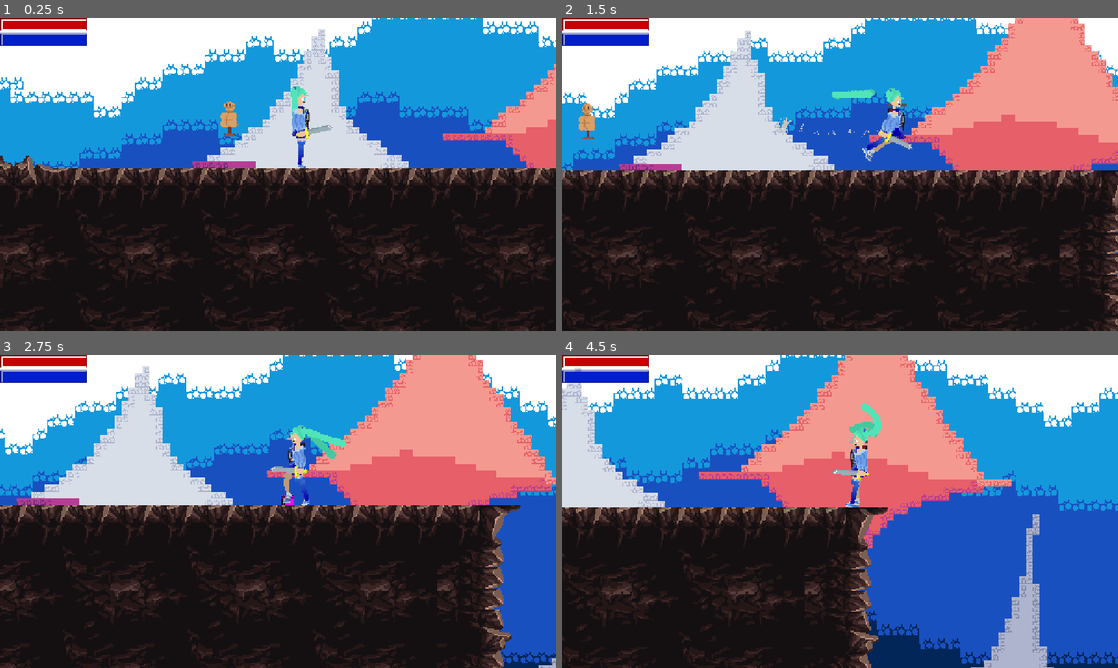
Above: before the commit, frames 1-4 (two rows, left to right).
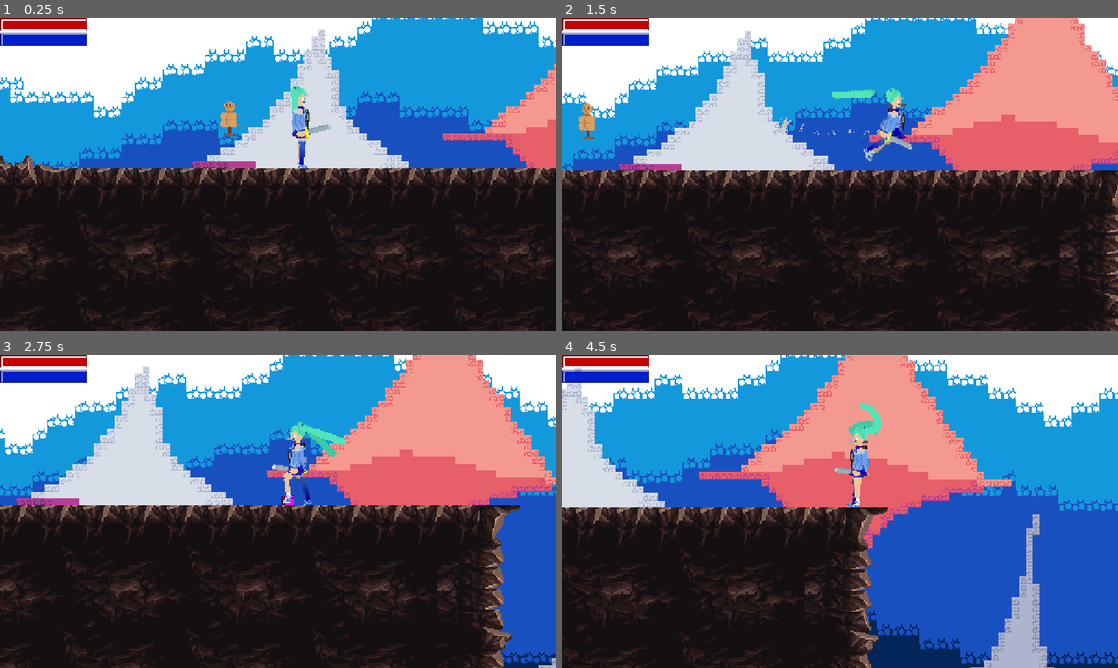
Above: after the commit, the same moments.

Repository: ToastedTeam/CaveGame
Game: Godot game, scene res://scenes/main/main.tscn
Two runs of this game, one before a commit and one after it. Both use one fixed random seed, a clock stepped at 60 frames per second and the inputs below. The engine's default icon, where the game draws it, is replaced by a stand-in: a white triangle on a blue panel in a dark square.
Inputs:
- Up to frame 1 (0.25 s): no input
- Up to frame 2 (1.5 s): tap Enter (ui_accept) at 0.5 s; hold Right (player_move_right) from 0.53 s (still down); tap A (player_attack) at 0.6 s; tap Up (player_jump) at 0.77 s; tap D (player_dash) at 1.35 s
- Up to frame 3 (2.75 s): tap Up (player_jump) at 1.52 s; release Right (player_move_right) at 2.03 s; hold Left (player_move_left) from 2.03 s (still down); tap A (player_attack) at 2.1 s
- Up to frame 4 (4.5 s): release Left (player_move_left) at 2.78 s; hold Right (player_move_right) 2.78-4.28 s; tap D (player_dash) at 2.85, 4.35 s; tap Up (player_jump) at 3.02, 3.77 s; tap A (player_attack) at 3.6 s; hold Left (player_move_left) from 4.28 s (still down)

The runs differ from the first frame. In frame 1, 0.1% of the frame differs, in the area x 52-60%, y 29-48%; in frame 2, 0.1%; in frame 3, 0.7%, in the area x 48-63%, y 21-48%; in frame 4, 0.5%.

Commit message:
Make limbs hide behind each other when turned. Fix head becoming slightly shorter when turned. Hopefully made the rear arm more visible?

Diff:
--- a/entities/player/player.tscn
+++ b/entities/player/player.tscn
@@ -2,7 +2,7 @@
 
 [ext_resource type="Script" uid="uid://7dppspqb023v" path="res://entities/player/player.gd" id="1_plpc0"]
 [ext_resource type="Texture2D" uid="uid://crrknnqcxgkk3" path="res://entities/player/assets/knight.png" id="1_pmcpt"]
-[ext_resource type="Script" uid="uid://b7h0h8wdhf0ws" path="res://entities/player/IKTargetResource.gd" id="2_a1qjk"]
+[ext_resource type="Script" uid="uid://b7h0h8wdhf0ws" path="res://entities/player/resources/IKTargetResource.gd" id="2_a1qjk"]
 [ext_resource type="Material" uid="uid://hkdd85186e42" path="res://shaders/SmoothPixel.tres" id="2_asdqb"]
 [ext_resource type="PackedScene" uid="uid://dv1lodecs50bs" path="res://entities/weapon/weapon.tscn" id="4_5ek75"]
 [ext_resource type="PackedScene" uid="uid://nl220u532x7o" path="res://entities/player/dash.tscn" id="4_62ocg"]
@@ -383,28 +383,30 @@
 metadata/_custom_type_script = "uid://eji52ig0w3g5"
 
 [node name="collar" type="Bone2D" parent="Skeleton/hip/torso"]
-position = Vector2(0, -16)
-scale = Vector2(0.99999, 0.99999)
-rest = Transform2D(0.99999, 0, 0, 0.99999, 0, -16)
+position = Vector2(9.53674e-07, -16)
+scale = Vector2(0.999982, 0.999982)
+rest = Transform2D(0.999982, 0, 0, 0.999982, 9.53674e-07, -16)
 editor_settings/show_bone_gizmo = false
 
 [node name="offset" type="Bone2D" parent="Skeleton/hip/torso/collar"]
 position = Vector2(-1.5, 0)
-scale = Vector2(0.999994, 0.999994)
-rest = Transform2D(0.999994, 0, 0, 0.999994, -1.5, 0)
+scale = Vector2(0.999992, 0.999992)
+rest = Transform2D(0.999992, 0, 0, 0.999992, -1.5, 0)
 editor_settings/show_bone_gizmo = false
 
 [node name="head" type="Bone2D" parent="Skeleton/hip/torso/collar/offset"]
-visible = false
-rest = Transform2D(0.992034, -0.125973, 0.125973, 0.992034, 0, 0)
+scale = Vector2(0.999855, 0.999855)
+rest = Transform2D(0.999855, 0, 0, 0.999855, 0, 0)
+auto_calculate_length_and_angle = false
+length = 12.44
+bone_angle = -7.00297e-07
 editor_settings/show_bone_gizmo = false
 metadata/_local_pose_override_enabled_ = true
 
 [node name="flipHandler" type="Node2D" parent="Skeleton/hip/torso/collar/offset/head"]
-position = Vector2(0, -1)
 
 [node name="RemoteTransform2DExtended" type="Node2D" parent="Skeleton/hip/torso/collar/offset/head/flipHandler" node_paths=PackedStringArray("node")]
-position = Vector2(0, -6)
+position = Vector2(0, -7)
 script = ExtResource("7_j3ovn")
 node = NodePath("../../../../../../../../sprites/Head")
 Position = true
@@ -412,11 +414,11 @@
 metadata/_custom_type_script = "uid://eji52ig0w3g5"
 
 [node name="shoulder_r" type="Bone2D" parent="Skeleton/hip/torso/collar/offset"]
-visible = false
 position = Vector2(-0.5, 0)
-rotation = 2.98077
-scale = Vector2(0.999994, 0.999994)
-rest = Transform2D(-0.98709, 0.160126, -0.160126, -0.98709, -0.5, 0)
+rotation = 1.4289
+scale = Vector2(0.999991, 0.999991)
+rest = Transform2D(-4.3711e-08, 0.999992, -0.999992, -4.3711e-08, -0.5, 0)
+editor_settings/show_bone_gizmo = false
 metadata/_local_pose_override_enabled_ = true
 
 [node name="RemoteTransform2DExtended" type="Node2D" parent="Skeleton/hip/torso/collar/offset/shoulder_r" node_paths=PackedStringArray("node")]
@@ -430,12 +432,12 @@
 
 [node name="forearm_r" type="Bone2D" parent="Skeleton/hip/torso/collar/offset/shoulder_r"]
 position = Vector2(10, -9.53677e-07)
-rotation = -0.987135
 scale = Vector2(0.999999, 0.999999)
-rest = Transform2D(0.551085, -0.834448, 0.834448, 0.551085, 10, -9.53677e-07)
+rest = Transform2D(0.999999, 0, 0, 0.999999, 10, -9.53677e-07)
 auto_calculate_length_and_angle = false
 length = 12.5
 bone_angle = 0.0
+editor_settings/show_bone_gizmo = false
 metadata/_local_pose_override_enabled_ = true
 
 [node name="RemoteTransform2DExtended" type="Node2D" parent="Skeleton/hip/torso/collar/offset/shoulder_r/forearm_r" node_paths=PackedStringArray("node")]
@@ -448,11 +450,11 @@
 metadata/_custom_type_script = "uid://eji52ig0w3g5"
 
 [node name="shoulder_f" type="Bone2D" parent="Skeleton/hip/torso/collar/offset"]
-visible = false
 position = Vector2(-0.5, 0)
-rotation = 0.226799
-scale = Vector2(0.999987, 0.999987)
-rest = Transform2D(0.974378, 0.224857, -0.224857, 0.974378, -0.5, 0)
+rotation = 1.43825
+scale = Vector2(0.999986, 0.999986)
+rest = Transform2D(-4.37108e-08, 0.999986, -0.999986, -4.37108e-08, -0.5, 0)
+editor_settings/show_bone_gizmo = false
 metadata/_local_pose_override_enabled_ = true
 
 [node name="RemoteTransform2DExtended" type="Node2D" parent="Skeleton/hip/torso/collar/offset/shoulder_f" node_paths=PackedStringArray("node")]
@@ -467,10 +469,11 @@
 [node name="forearm_f" type="Bone2D" parent="Skeleton/hip/torso/collar/offset/shoulder_f"]
 position = Vector2(10, -9.53677e-07)
 scale = Vector2(0.999989, 0.999989)
-rest = Transform2D(0.999989, -7.45058e-08, 7.45058e-08, 0.999989, 10, -9.53677e-07)
+rest = Transform2D(0.999989, 0, 0, 0.999989, 10, -9.53677e-07)
 auto_calculate_length_and_angle = false
 length = 12.5
 bone_angle = 0.0
+editor_settings/show_bone_gizmo = false
 metadata/_local_pose_override_enabled_ = true
 
 [node name="RemoteTransform2DExtended" type="Node2D" parent="Skeleton/hip/torso/collar/offset/shoulder_f/forearm_f" node_paths=PackedStringArray("node")]
@@ -492,13 +495,11 @@
 metadata/_custom_type_script = "uid://eji52ig0w3g5"
 
 [node name="thigh_r" type="Bone2D" parent="Skeleton/hip"]
-position = Vector2(0, -4.76837e-07)
-rotation = -0.113696
-scale = Vector2(0.999837, 0.999837)
-rest = Transform2D(0.993381, -0.113433, 0.113433, 0.993381, 0, -4.76837e-07)
+rotation = -0.144473
+rest = Transform2D(1, 0, 0, 1, 0, 0)
 auto_calculate_length_and_angle = false
 length = 12.0
-bone_angle = 88.26
+bone_angle = 90.0
 editor_settings/show_bone_gizmo = false
 metadata/_local_pose_override_enabled_ = true
 
@@ -512,9 +513,9 @@
 
 [node name="calf_r" type="Bone2D" parent="Skeleton/hip/thigh_r"]
 position = Vector2(0, 12)
-rotation = 0.923084
+rotation = 0.954113
 scale = Vector2(0.999928, 0.999928)
-rest = Transform2D(0.60332, 0.797408, -0.797408, 0.60332, 0, 12)
+rest = Transform2D(0.999928, 0, 0, 0.999928, 0, 12)
 auto_calculate_length_and_angle = false
 length = 17.58
 bone_angle = 90.0
@@ -530,15 +531,17 @@
 
 [node name="thigh_f" type="Bone2D" parent="Skeleton/hip"]
 position = Vector2(1, -2.84217e-14)
-rotation = 1.62062
+rotation = -0.0333211
 scale = Vector2(0.999842, 0.999842)
-rest = Transform2D(-0.0497911, 0.998591, -0.998591, -0.0497911, 1, -2.84217e-14)
+rest = Transform2D(0.999842, 0, 0, 0.999842, 1, -2.84217e-14)
+auto_calculate_length_and_angle = false
+length = 12.0
+bone_angle = 90.0
 editor_settings/show_bone_gizmo = false
 metadata/_local_pose_override_enabled_ = true
 
 [node name="RemoteTransform2DExtended" type="Node2D" parent="Skeleton/hip/thigh_f" node_paths=PackedStringArray("node")]
-position = Vector2(6, 0)
-rotation = -1.5708
+position = Vector2(0, 6)
 script = ExtResource("7_j3ovn")
 node = NodePath("../../../../sprites/Thigh_F")
 Position = true
@@ -546,18 +549,16 @@
 metadata/_custom_type_script = "uid://eji52ig0w3g5"
 
 [node name="calf_f" type="Bone2D" parent="Skeleton/hip/thigh_f"]
-position = Vector2(12, -1)
-rotation = -0.867185
+position = Vector2(1, 12)
 scale = Vector2(0.999951, 0.999951)
-rest = Transform2D(0.646944, -0.762473, 0.762473, 0.646944, 12, -1)
+rest = Transform2D(0.999951, 0, 0, 0.999951, 1, 12)
 auto_calculate_length_and_angle = false
 length = 17.58
-bone_angle = 44.9224
+bone_angle = 90.0
 editor_settings/show_bone_gizmo = false
 metadata/_local_pose_override_enabled_ = true
 
 [node name="RemoteTransform2DExtended" type="Node2D" parent="Skeleton/hip/thigh_f/calf_f" node_paths=PackedStringArray("node")]
-rotation = -0.776672
 script = ExtResource("7_j3ovn")
 node = NodePath("../../../../../sprites/Calf_F")
 Position = true
@@ -571,30 +572,32 @@
 position = Vector2(-11, 24)
 
 [node name="lookTarget" type="Marker2D" parent="Skeleton"]
-position = Vector2(30, -20)
+position = Vector2(32, -16)
 
 [node name="BHTarget_pos" type="Marker2D" parent="Skeleton"]
-position = Vector2(-17, -3)
+position = Vector2(2, 12)
 
 [node name="FHTarget_pos" type="Marker2D" parent="Skeleton"]
-position = Vector2(24, -10)
+position = Vector2(2, 14)
 
 [node name="sprites" type="Node2D" parent="."]
 
 [node name="Forearm_R" type="Sprite2D" parent="sprites"]
-position = Vector2(-13.4665, -9.63409)
-rotation = 0.422841
+modulate = Color(0.788235, 0.788235, 0.788235, 1)
+position = Vector2(0.616218, -1.22202)
+rotation = -0.141899
 texture = ExtResource("7_mtric")
 
 [node name="Shoulder_R" type="Sprite2D" parent="sprites"]
-position = Vector2(-6.93533, -15.1994)
-rotation = 1.40997
+modulate = Color(0.788235, 0.788235, 0.788235, 1)
+position = Vector2(-1.29288, -11.0504)
+rotation = -0.141899
 texture = ExtResource("8_eyb6c")
 
 [node name="Calf_B" type="Node2D" parent="sprites"]
 modulate = Color(0.788235, 0.788235, 0.788235, 1)
-position = Vector2(1.36119, 11.9205)
-rotation = 0.809388
+position = Vector2(1.72765, 11.8749)
+rotation = 0.80964
 
 [node name="Calf" type="Sprite2D" parent="sprites/Calf_B"]
 position = Vector2(0, 9.24)
@@ -602,26 +605,25 @@
 
 [node name="Thigh_B" type="Sprite2D" parent="sprites"]
 modulate = Color(0.787759, 0.787759, 0.787759, 1)
-position = Vector2(0.680593, 5.96027)
-rotation = -0.113696
+position = Vector2(0.863823, 5.93747)
+rotation = -0.144473
 texture = ExtResource("9_221hk")
 
 [node name="Calf_F" type="Node2D" parent="sprites"]
-position = Vector2(1.40109, 12.0329)
-rotation = -0.0232405
-scale = Vector2(1, 1)
+position = Vector2(2.39899, 11.9581)
+rotation = -0.0333211
 
 [node name="Calf" type="Sprite2D" parent="sprites/Calf_F"]
 position = Vector2(0, 8.85)
 texture = ExtResource("12_50fht")
 
 [node name="Thigh_F" type="Sprite2D" parent="sprites"]
-position = Vector2(0.70125, 5.99153)
-rotation = 0.0498165
+position = Vector2(1.19985, 5.9957)
+rotation = -0.0333211
 texture = ExtResource("11_t1t22")
 
 [node name="BHair" type="Node2D" parent="sprites" groups=["noFlip"]]
-position = Vector2(-7, -30)
+position = Vector2(-5.19256, -30.5801)
 script = ExtResource("21_221hk")
 pointCount = 10
 gravity = Vector2(0, 9)
@@ -634,8 +636,7 @@
 mesh = SubResource("QuadMesh_mtric")
 
 [node name="Head" type="Sprite2D" parent="sprites"]
-position = Vector2(-2.38177, -22.9441)
-rotation = -0.126308
+position = Vector2(-1.49997, -22.9986)
 texture = ExtResource("13_wuv6x")
 
 [node name="Eyes" type="Sprite2D" parent="sprites/Head"]
@@ -665,7 +666,7 @@
 metadata/_custom_type_script = "uid://eji52ig0w3g5"
 
 [node name="FrontHair" type="Node2D" parent="sprites" groups=["noFlip"]]
-position = Vector2(-8, -28)
+position = Vector2(-6.43654, -28.722)
 script = ExtResource("21_221hk")
 pointCount = 10
 gravity = Vector2(0, 9)
@@ -678,7 +679,7 @@
 mesh = SubResource("QuadMesh_mtric")
 
 [node name="Torso" type="Sprite2D" parent="sprites"]
-position = Vector2(-9.53674e-07, -7.99998)
+position = Vector2(-9.53674e-07, -7.99997)
 texture = ExtResource("17_24ehl")
 
 [node name="Skirt" type="Sprite2D" parent="sprites/Torso"]
@@ -690,20 +691,20 @@
 texture = ExtResource("19_vewsg")
 
 [node name="FlipHandler" type="Node2D" parent="sprites"]
-position = Vector2(17.5298, -12.6887)
-rotation = -1.344
+position = Vector2(1.76815, 3.44665)
+rotation = -0.132554
 
 [node name="Weapon" parent="sprites/FlipHandler" instance=ExtResource("4_5ek75")]
 position = Vector2(3.085, 0)
 
 [node name="Forearm_F" type="Sprite2D" parent="sprites"]
-position = Vector2(12.7278, -13.1144)
-rotation = -1.344
+position = Vector2(0.477976, -1.19833)
+rotation = -0.132554
 texture = ExtResource("7_mtric")
 
 [node name="Shoulder_F" type="Sprite2D" parent="sprites"]
-position = Vector2(2.87183, -14.8757)
-rotation = -1.344
+position = Vector2(-1.33917, -11.0441)
+rotation = -0.132554
 texture = ExtResource("8_eyb6c")
 
 [node name="CollisionShape2D" type="CollisionShape2D" parent="."]
--- a/entities/player/player_ik_animator.gd
+++ b/entities/player/player_ik_animator.gd
@@ -6,6 +6,7 @@
 @export var animationPlayer: AnimationPlayer;
 
 @export var maxFootDistanceFromTarget = 100;
+@export var FlipRules: Array[FlipRule];
 
 @export_category("IK Inhibitors")
 @export var inhibitFH: bool;
@@ -15,6 +16,9 @@
 
 @export_category("IK Parameters")
 @export var ArmRestOffset: Vector2 = Vector2(0, 5);
+@export var FArmRest: Vector2 = Vector2(0, 0);
+@export var BArmRest: Vector2 = Vector2(0, 0);
+
 
 var hip: Bone2D;
 var hand: RemoteTransform2DExtended;
@@ -54,9 +58,19 @@
 		_Flip_All_Sprites(flipped)
 		hand.rotation_degrees = default_states["hand_rot"] + (-1 if flipped else 1)
 		collarBone.rotation = PI if flipped else 0
-		collarOffsetBone.rotation = PI if flipped else 0
+		#collarOffsetBone.rotation = PI if flipped else 0
 		# WHAT THE HELL IS GOING ON
 		animationPlayer.get_parent().scale.x = -1 if flipped else 1
+
+		var sprites = player.get_node("sprites")
+		for rule in FlipRules:
+			var targetNode: Node2D = sprites.get_node(rule.NodeToFlip)
+			sprites.move_child(targetNode, rule.FlippedPosition if flipped else rule.OriginalPosition)
+			if rule.changeModulation:
+				print("old modulation: ", targetNode.modulate)
+				targetNode.modulate = rule.flippedModulation if flipped else rule.normalModulation
+				print("new modulation: ", targetNode.modulate)
+
 	pass
 
 func _Get_Player_Params() -> void:
@@ -164,9 +178,9 @@
 			$BFTarget.global_position = BFTargetPos.global_position
 
 		if !inhibitFH:
-			$FHTarget.global_position = hip.global_position + ArmRestOffset
+			$FHTarget.global_position = hip.global_position + ArmRestOffset + FArmRest
 		if !inhibitBH:
-			$BHTarget.global_position = hip.global_position + Vector2(-2, 0) + ArmRestOffset
+			$BHTarget.global_position = hip.global_position + BArmRest + ArmRestOffset
 		if lastDirection != player.currentDirection:
 			if player.currentDirection < 0:
 				_IK_Bones_Set_Flipped(true)
--- /dev/null
+++ b/entities/player/resources/FlipRule.gd
@@ -0,0 +1,9 @@
+class_name FlipRule
+extends Resource
+
+@export var NodeToFlip: String;
+@export var OriginalPosition: int;
+@export var FlippedPosition: int;
+@export var changeModulation: bool = false;
+@export var normalModulation: Color;
+@export var flippedModulation: Color;
--- a/scenes/main/main.tscn
+++ b/scenes/main/main.tscn
@@ -1,11 +1,12 @@
-[gd_scene load_steps=32 format=4 uid="uid://qtfciyfj33pt"]
+[gd_scene load_steps=42 format=4 uid="uid://qtfciyfj33pt"]
 
 [ext_resource type="Material" uid="uid://hkdd85186e42" path="res://shaders/SmoothPixel.tres" id="1_a8run"]
 [ext_resource type="Texture2D" uid="uid://b8aysoeqef1f1" path="res://icon.svg" id="2_ouso4"]
 [ext_resource type="PackedScene" uid="uid://8j1kl15f7ryq" path="res://entities/player/player.tscn" id="3_blune"]
 [ext_resource type="Script" uid="uid://bhda60gy1q5tc" path="res://entities/player/player_ik_animator.gd" id="3_th5th"]
 [ext_resource type="Script" uid="uid://eji52ig0w3g5" path="res://addons/remotetransform2dextended/remoteTransform.gd" id="4_7smn1"]
-[ext_resource type="Script" uid="uid://b7h0h8wdhf0ws" path="res://entities/player/IKTargetResource.gd" id="4_ouso4"]
+[ext_resource type="Script" uid="uid://b7h0h8wdhf0ws" path="res://entities/player/resources/IKTargetResource.gd" id="4_ouso4"]
+[ext_resource type="Script" uid="uid://dfl57bvdn0c7l" path="res://entities/player/resources/FlipRule.gd" id="4_raeie"]
 [ext_resource type="Shader" uid="uid://b8cvd0b0qkxpa" path="res://shaders/pixel_camera.gdshader" id="4_th5th"]
 [ext_resource type="Script" uid="uid://j8q2uvh3comw" path="res://scenes/main/camera.gd" id="5_7smn1"]
 [ext_resource type="PackedScene" uid="uid://jxyevycakmnv" path="res://scenes/interface/interface.tscn" id="6_raeie"]
@@ -13,6 +14,105 @@
 [ext_resource type="Texture2D" uid="uid://ryvgyi4m7ywi" path="res://scenes/main/assets/mainlev_build.png" id="8_nvumn"]
 [ext_resource type="Texture2D" uid="uid://bb0m10tlay88m" path="res://scenes/main/assets/world_tileset.png" id="9_ou6is"]
 [ext_resource type="PackedScene" uid="uid://dn52wlkh2g1wy" path="res://scenes/killzone/killzone.tscn" id="10_necax"]
+
+[sub_resource type="Resource" id="Resource_hxu8e"]
+resource_name = "Forearm R"
+script = ExtResource("4_raeie")
+NodeToFlip = "Forearm_R"
+OriginalPosition = 0
+FlippedPosition = 11
+changeModulation = true
+normalModulation = Color(0.788235, 0.788235, 0.788235, 1)
+flippedModulation = Color(1, 1, 1, 1)
+metadata/_custom_type_script = "uid://dfl57bvdn0c7l"
+
+[sub_resource type="Resource" id="Resource_raeie"]
+resource_name = "Shoulder R"
+script = ExtResource("4_raeie")
+NodeToFlip = "Shoulder_R"
+OriginalPosition = 1
+FlippedPosition = 12
+changeModulation = true
+normalModulation = Color(0.788235, 0.788235, 0.788235, 1)
+flippedModulation = Color(1, 1, 1, 1)
+metadata/_custom_type_script = "uid://dfl57bvdn0c7l"
+
+[sub_resource type="Resource" id="Resource_7smn1"]
+resource_name = "Forearm F"
+script = ExtResource("4_raeie")
+NodeToFlip = "Forearm_F"
+OriginalPosition = -1
+FlippedPosition = 0
+changeModulation = true
+normalModulation = Color(1, 1, 1, 1)
+flippedModulation = Color(0.788235, 0.788235, 0.788235, 1)
+metadata/_custom_type_script = "uid://dfl57bvdn0c7l"
+
+[sub_resource type="Resource" id="Resource_nvumn"]
+resource_name = "Shoulder F"
+script = ExtResource("4_raeie")
+NodeToFlip = "Shoulder_F"
+OriginalPosition = -1
+FlippedPosition = 1
+changeModulation = true
+normalModulation = Color(1, 1, 1, 1)
+flippedModulation = Color(0.788235, 0.788235, 0.788235, 1)
+metadata/_custom_type_script = "uid://dfl57bvdn0c7l"
+
+[sub_resource type="Resource" id="Resource_ou6is"]
+resource_name = "Held Weapon"
+script = ExtResource("4_raeie")
+NodeToFlip = "FlipHandler"
+OriginalPosition = 10
+FlippedPosition = 2
+changeModulation = false
+normalModulation = Color(1, 1, 1, 1)
+flippedModulation = Color(0.788235, 0.788235, 0.788235, 1)
+metadata/_custom_type_script = "uid://dfl57bvdn0c7l"
+
+[sub_resource type="Resource" id="Resource_necax"]
+resource_name = "Calf B"
+script = ExtResource("4_raeie")
+NodeToFlip = "Calf_B"
+OriginalPosition = 2
+FlippedPosition = 4
+changeModulation = true
+normalModulation = Color(0.788235, 0.788235, 0.788235, 1)
+flippedModulation = Color(1, 1, 1, 1)
+metadata/_custom_type_script = "uid://dfl57bvdn0c7l"
+
+[sub_resource type="Resource" id="Resource_r4lks"]
+resource_name = "Thigh B"
+script = ExtResource("4_raeie")
+NodeToFlip = "Thigh_B"
+OriginalPosition = 3
+FlippedPosition = 5
+changeModulation = true
+normalModulation = Color(0.788235, 0.788235, 0.788235, 1)
+flippedModulation = Color(1, 1, 1, 1)
+metadata/_custom_type_script = "uid://dfl57bvdn0c7l"
+
+[sub_resource type="Resource" id="Resource_pg34l"]
+resource_name = "Calf F"
+script = ExtResource("4_raeie")
+NodeToFlip = "Calf_F"
+OriginalPosition = 4
+FlippedPosition = 2
+changeModulation = true
+normalModulation = Color(1, 1, 1, 1)
+flippedModulation = Color(0.788235, 0.788235, 0.788235, 1)
+metadata/_custom_type_script = "uid://dfl57bvdn0c7l"
+
+[sub_resource type="Resource" id="Resource_m4h2d"]
+resource_name = "Thigh F"
+script = ExtResource("4_raeie")
+NodeToFlip = "Thigh_F"
+OriginalPosition = 5
+FlippedPosition = 3
+changeModulation = true
+normalModulation = Color(1, 1, 1, 1)
+flippedModulation = Color(0.788235, 0.788235, 0.788235, 1)
+metadata/_custom_type_script = "uid://dfl57bvdn0c7l"
 
 [sub_resource type="PlaceholderTexture2D" id="PlaceholderTexture2D_th5th"]
 size = Vector2(10, 10)
@@ -1685,7 +1785,10 @@
 player = NodePath("../Player")
 animationPlayer = NodePath("../Player/targetPositions/Animation")
 maxFootDistanceFromTarget = 5
-ArmRestOffset = Vector2(0.235, 6.165)
+FlipRules = Array[ExtResource("4_raeie")]([SubResource("Resource_hxu8e"), SubResource("Resource_raeie"), SubResource("Resource_7smn1"), SubResource("Resource_nvumn"), SubResource("Resource_ou6is"), SubResource("Resource_necax"), SubResource("Resource_r4lks"), SubResource("Resource_pg34l"), SubResource("Resource_m4h2d")])
+ArmRestOffset = Vector2(0.235, 6.05)
+FArmRest = Vector2(0.2, 0)
+BArmRest = Vector2(-4.805, 0.62)
 
 [node name="BFTarget" type="Marker2D" parent="PlayerIKAnimator"]
 
@@ -1770,6 +1873,7 @@
 
 [node name="TargetDummy" parent="." instance=ExtResource("7_hxu8e")]
 position = Vector2(-59, -27)
+maxInvincibilityFrames = 30
 
 [node name="Layer0" type="TileMapLayer" parent="."]
 use_parent_material = true
Not shown, added: entities/player/resources/FlipRule.gd.uid
Renamed: entities/player/IKTargetResource.gd -> entities/player/resources/IKTargetResource.gd
Renamed: entities/player/IKTargetResource.gd.uid -> entities/player/resources/IKTargetResource.gd.uid
